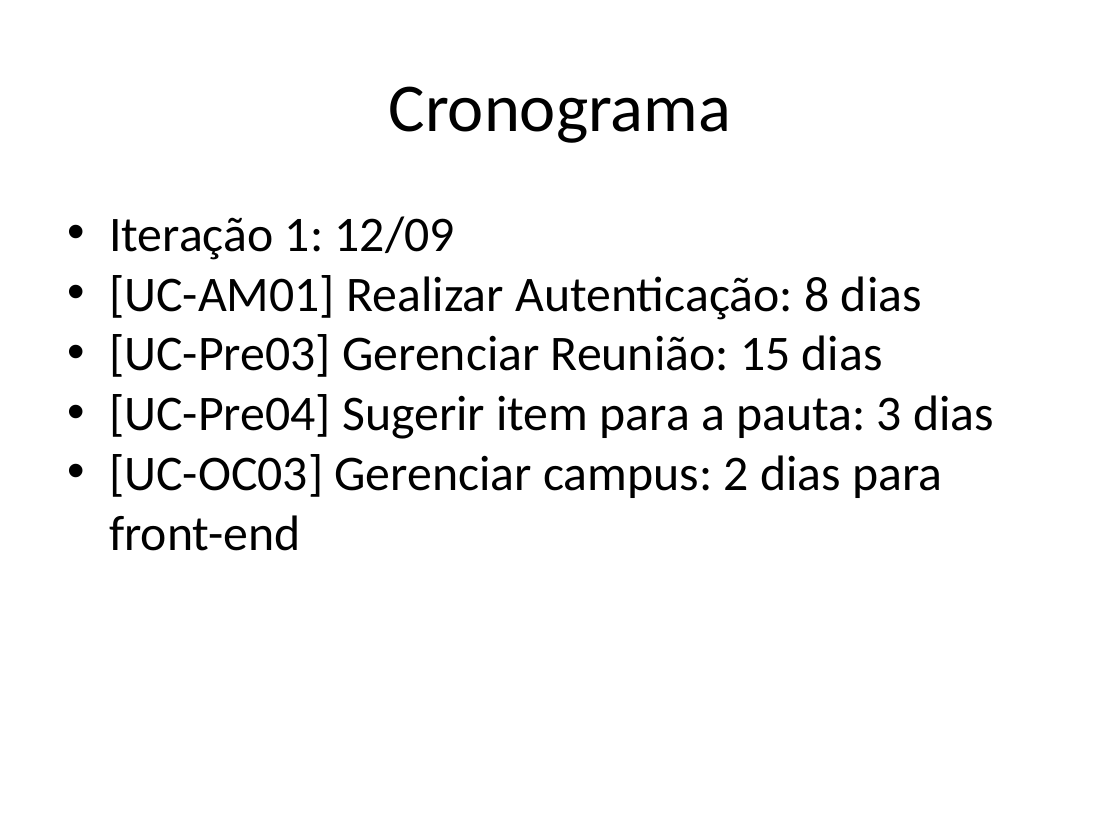
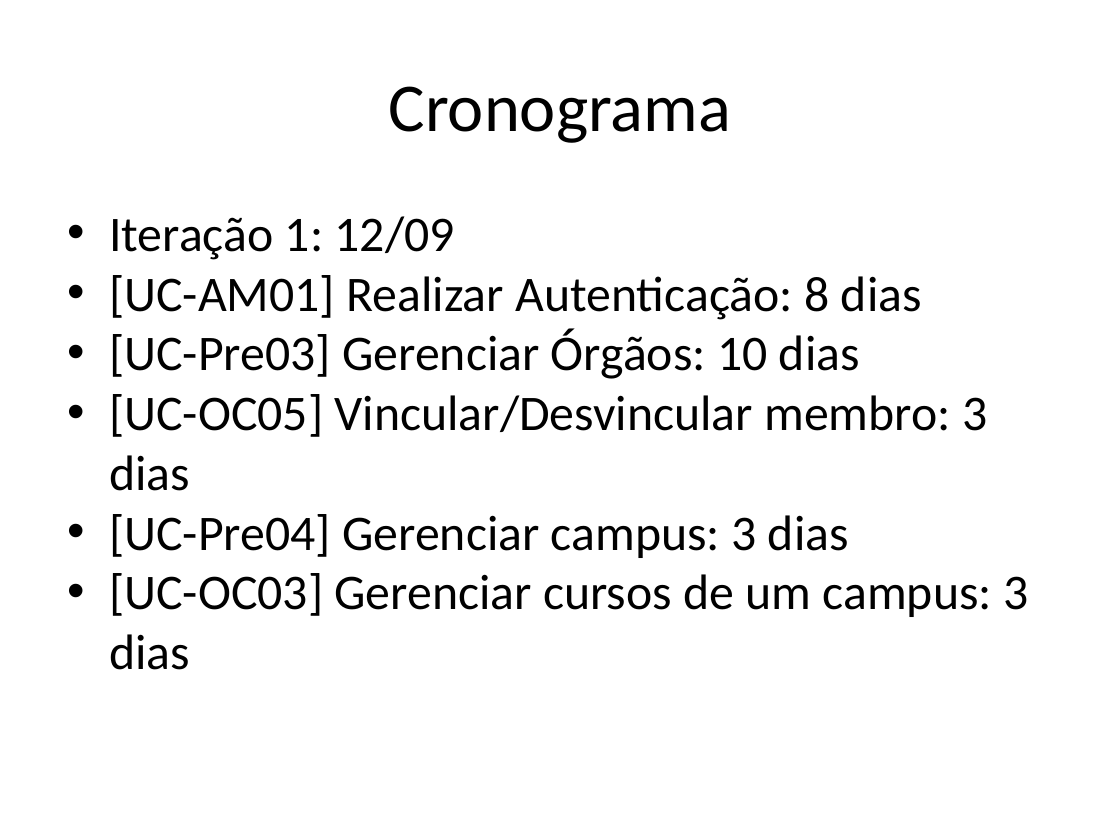
Before and after one commit to Antoniojustino4/sysmeeting, a slide deck: slide 8 of docs/PJ2/1 Interação/Template_Plano_de_Projeto.pptx. Drawn at 1120x840 pixels with LibreOffice and Linux fonts; fonts in the diff are those of the drawing. Boxes give left, top, right and bottom in pixels: in the first picture for what was removed or moved away, otherwise in the second. Text is boxed around its words. In the diff, an @@ line names an element or a change of style, - is before the commit and + after.

```diff
--- a/docs/PJ2/1 Interação/Template_Plano_de_Projeto.pptx
+++ b/docs/PJ2/1 Interação/Template_Plano_de_Projeto.pptx
@@ text at <box>109,329,1028,670</box>: text changed @@
-• [UC-Pre03] Gerenciar Reunião: 15 dias
-• [UC-Pre04] Sugerir item para a pauta: 3 dias
-• [UC-OC03] Gerenciar campus: 2 dias para front-end
+• [UC-Pre03] Gerenciar Órgãos: 10 dias
+• [UC-OC05] Vincular/Desvincular membro: 3 dias
+• [UC-Pre04] Gerenciar campus: 3 dias
+• [UC-OC03] Gerenciar cursos de um campus: 3 dias
```
Also in this commit, not shown: 4 other slides changed, 7 other files.
